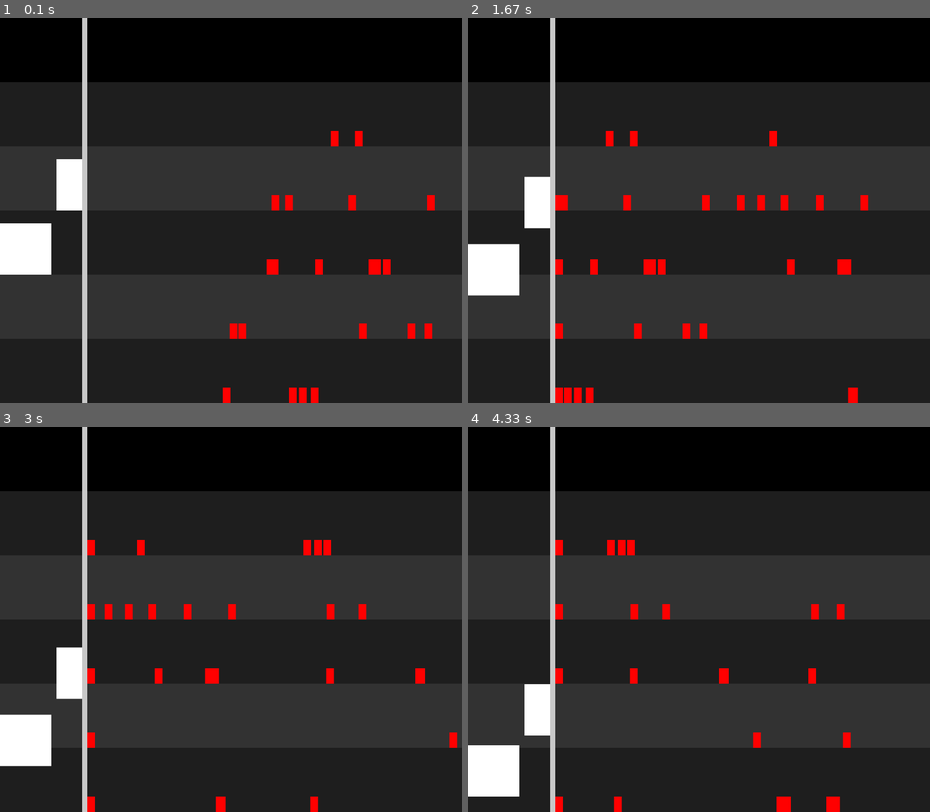
Above: before the commit, frames 1-4 (two rows, left to right).
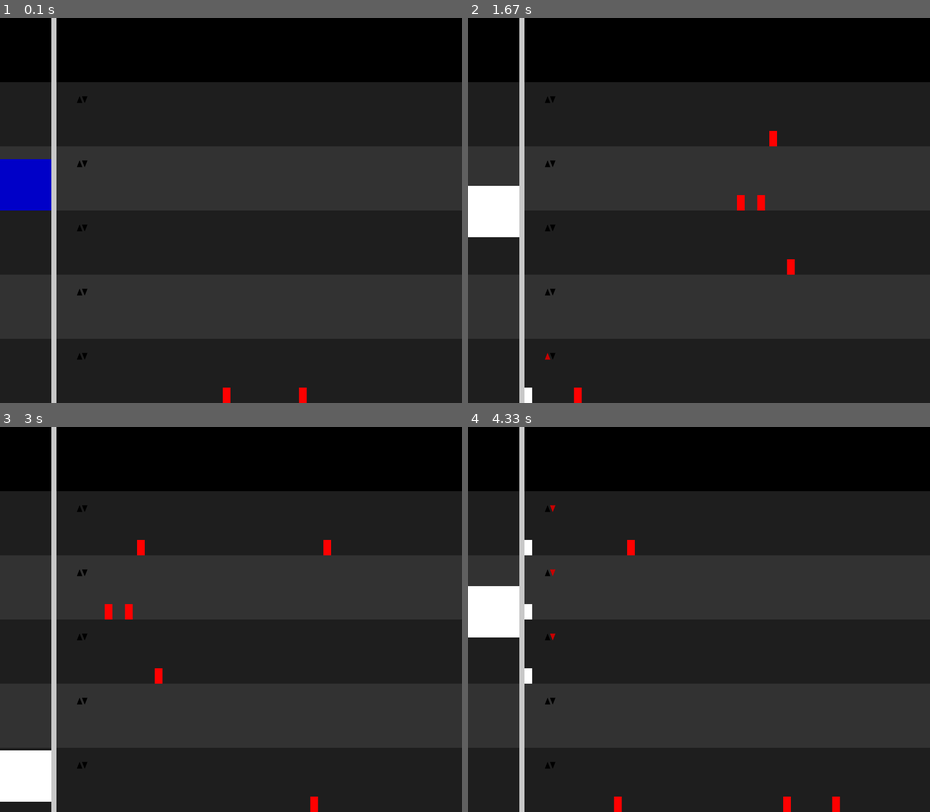
Above: after the commit, the same moments.

Repository: niklasdhein/EiP-Praktium-Aufzugssimulation
Game: pygame game, started from simulation.py
Same seed, same stepped clock (60 frames per second), same inputs: the game is played once before the commit and once after it.
Inputs:
- Up to frame 1 (0.1 s): no input
- Up to frame 2 (1.67 s): no input
- Up to frame 3 (3 s): no input
- Up to frame 4 (4.33 s): no input

The runs differ from the first frame. In frame 1, 7.2% of the frame differs, in the area x 0-95%, y 0-100%; in frame 2, 7.7%, in the area x 0-87%, y 0-100%; in frame 3, 6.3%; in frame 4, 7.3%.

Commit message:
aufzug transportiert jetzt männchen

Diff:
--- a/elevator.py
+++ b/elevator.py
@@ -28,22 +28,49 @@
 
         return load
 
-    def enter_passengers(self, passengers: [Passenger]) -> None:
-        for passenger in passengers:
-            if passenger.states["elevator_called"]:
-                passenger.states["in_elevator"] = True
-                self.passengers.append(passenger)
-
     def handle_arrival_at_target(self) -> None:
         # remove the call from the level
         self.target_level.up_pressed = False
         self.target_level.down_pressed = False
 
-        # load in passengers
-        self.enter_passengers(self.target_level.passengers)
+        if self.target_level in self.elevator_controller.elevator_calls["up"]:
+            new_calls_up = []
+            for call_level in self.elevator_controller.elevator_calls["up"]:
+                if call_level != self.target_level:
+                    new_calls_up.append(call_level)
+            self.elevator_controller.elevator_calls["up"] = new_calls_up
+        if self.target_level in self.elevator_controller.elevator_calls["down"]:
+            new_calls_down = []
+            for call_level in self.elevator_controller.elevator_calls["down"]:
+                if call_level != self.target_level:
+                    new_calls_down.append(call_level)
+            self.elevator_controller.elevator_calls["down"] = new_calls_down
+
+        # all passengers in the level
+        passengers_of_level = self.target_level.passengers
+
+        passengers_that_remain = []
+        for passenger in self.passengers:
+            passenger.current_level = self.target_level
+            if passenger.current_level == passenger.target_level:   # kick out passengers at target
+                passenger.leave_elevator()
+            else:
+                passengers_that_remain.append(passenger)
+        self.passengers = passengers_that_remain    # update the passengers
+
+        # let new passengers enter
+        for passenger in passengers_of_level:
+            if passenger.states["elevator_called"]:
+                passenger.enter_elevator()
+                self.passengers.append(passenger)
 
         # stop elevator from moving
         self.remove_target()
+
+        # add new targets of the passengers
+        for passenger in self.passengers:
+            if passenger.target_level not in self.queue:
+                self.add_to_queue(passenger.target_level)
 
     def move_to_target(self, dt: float) -> None:
         """
@@ -70,16 +97,10 @@
         self.target_y = None
         self.direction = 0
         self.queue.pop(0)
+        if len(self.queue) > 0: self.set_target(self.queue[0])
 
     def set_target(self, target_level: Level) -> None:
-        """
-        Calculates the target y postion and sets the target level
-        the elevator should travel to.
-        To do that correctly it needs information about the height of
-        each level as well as the window height, since the building is
-        drawn bottom to top.
-        """
-        target_y = target_level.graphics.y + target_level.graphics.height - self.graphics.height
+        target_y = target_level.background_gfx.y + target_level.background_gfx.height - self.graphics.height
 
         self.target_level = target_level
         self.target_y = target_y
--- a/elevator_controller.py
+++ b/elevator_controller.py
@@ -40,32 +40,32 @@
         the controller.
         """
         offset_x = 0
-        for i in range(random.randint(2, 2)):
+        for i in range(random.randint(1, 1)):
             # instantiate the elevator
-            random_elevator = Elevator(elevator_controller=self, capacity=random.randint(300, 2500), speed=200)
-            random_elevator.level = random.randint(0, self.building.level_count-1)
+            random_elevator = Elevator(elevator_controller=self, capacity=random.randint(300, 2500), speed=500)
+            # random_elevator.level = random.randint(0, self.building.level_count-1)
 
             # instantiate the pygame part
-            random_elevator.graphics = pygame.Rect(offset_x, self.building.bottom_y - self.building.levels[0].graphics.height\
-                * random_elevator.level - 200, random_elevator.width, 200)
+            random_elevator.graphics = pygame.Rect(offset_x, self.building.bottom_y - self.building.levels[0].background_gfx.height\
+                * 3 - 200, random_elevator.width, 200)
             offset_x += random_elevator.width + margin_x
 
             self.elevators.append(random_elevator)
 
     def try_to_send_elevator_to_call(self) -> None:
         # handle which elevator travels to which floor
-        for i in range(len(self.elevator_calls["up"])):
+        for call_up_level in self.elevator_calls["up"]:
             for elevator in self.elevators:
                 if len(elevator.queue) == 0:
-                    elevator.add_to_queue(self.elevator_calls["up"][i])
-                    self.elevator_calls["up"].pop(i)
+                    elevator.add_to_queue(call_up_level)
+                    self.elevator_calls["up"].pop(0)
                     break
 
-        for i in range(len(self.elevator_calls["down"])):
+        for call_down_level in self.elevator_calls["down"]:
             for elevator in self.elevators:
                 if len(elevator.queue) == 0:
-                    elevator.add_to_queue(self.elevator_calls["down"][i])
-                    self.elevator_calls["down"].pop(i)
+                    elevator.add_to_queue(call_down_level)
+                    self.elevator_calls["down"].pop(0)
                     break
 
     def check_for_new_calls(self) -> None:
--- a/level.py
+++ b/level.py
@@ -9,8 +9,14 @@
 
         self.passengers = []        # list of passengers in the level
 
-        self.graphics = pygame.Rect(0, self.building.bottom_y - (self.level+1) * 250,\
+        self.background_gfx = pygame.Rect(0, self.building.bottom_y - (self.level+1) * 250,\
             self.building.width, 250)
+
+    def remove_passenger_from_level(self, passenger: Passenger) -> None:
+        new_passengers = []
+        for p in self.passengers:
+            if p != passenger: new_passengers.append(p)
+        self.passengers = new_passengers
 
     def call_elevator_up(self) -> None:
         self.up_pressed = True
--- a/passenger.py
+++ b/passenger.py
@@ -2,22 +2,11 @@
 import random
 
 class Passenger:
-    def __init__(self, current_level: Level, target_level: Level, weight: int=80) -> None:
-        """
-        Passenger itself contains following:
-            - level in which he is currently
-            - a target level he wants to travel to
-            - weight of the passenger
-            - keeps track of the current level he is in
-            - an x position he walks towards to
-            - a fixed walking speed
-            - keeps track of direction he is walking in
-            - states which he can be in
-            - graphics which stores the pygame object
-        """
-        self.current_level = current_level  # level the passenger is in currently
+    def __init__(self, current_level: Level, target_level: Level, weight: int=120) -> None:
+        self.current_level = current_level          # level the passenger is in currently
         self.current_level.passengers.append(self)
-        self.target_level = target_level    # level the passenger wants to travel to
+        self.target_level = target_level            # level the passenger wants to travel to
+        self.weight = weight
 
         self.walk_target_x = self.current_level.building.elevator_controller.get_total_elevators_width() + 20
         self.walk_speed = 500
@@ -28,16 +17,35 @@
             "annoyed": False,
             "in_elevator": False,
             "using_staircase": False,
-            "walking": True,
-            "travel_target_level_reached": False
+            "walking": True
         }
 
         self.graphics = pygame.Rect(
             random.randint(self.current_level.building.width // 2, self.current_level.building.width * 2),
-            self.current_level.building.bottom_y - self.current_level.level * self.current_level.graphics.height - 60,
+            self.current_level.building.bottom_y - self.current_level.level * self.current_level.background_gfx.height - 60,
             30,
             60
             )
+
+    def leave_elevator(self) -> None:
+        self.states["in_elevator"] = False
+        self.states["walking"] = True
+
+        self.graphics.y = self.current_level.background_gfx.y + self.current_level.background_gfx.height - 60
+        self.graphics.width = 30
+        self.graphics.height = 60
+
+        self.walk_target_x = self.current_level.building.width
+        self.walk_direction = 1
+
+    def enter_elevator(self) -> None:
+        self.current_level.remove_passenger_from_level(self)
+
+        self.states["elevator_called"] = False
+        self.states["in_elevator"] = True
+
+        self.graphics.width = 0
+        self.graphics.height = 0
 
     def move_to_target_x(self, dt: float) -> None:
         """
@@ -48,7 +56,8 @@
         self.graphics.x += self.walk_direction * self.walk_speed * dt
 
         # target reached
-        if self.walk_direction == -1 and self.graphics.x <= self.walk_target_x:
+        if self.walk_direction == -1 and self.graphics.x <= self.walk_target_x\
+        or self.walk_direction == 1 and self.graphics.x >= self.walk_target_x:
             self.graphics.x = self.walk_target_x
             self.walk_direction = 0
             self.walk_target_x = None
@@ -65,7 +74,7 @@
             self.move_to_target_x(dt=dt)
 
         # call elevator
-        elif not self.states["elevator_called"]:
+        elif not self.states["elevator_called"] and not self.states["walking"] and not self.states["in_elevator"]:
             self.states["elevator_called"] = True
 
             # decide wether travel up or down
@@ -73,9 +82,3 @@
                 self.current_level.call_elevator_up()
             elif self.target_level.level < self.current_level.level:
                 self.current_level.call_elevator_down()
-
-        # in elevator
-        elif self.states["in_elevator"]:
-            if self.graphics.width + self.graphics.height > 0:
-                self.graphics.width = 0
-                self.graphics.height = 0
--- a/simulation.py
+++ b/simulation.py
@@ -36,7 +36,7 @@
 
 # create a test passenger
 test_passengers = []
-for i in range(50):
+for i in range(10):
     random_start_level = building.levels[random.randint(0, building.level_count-1)]
     random_target_level = -1
     while True:
@@ -70,18 +70,43 @@
 
     # draw each level
     for i in range(len(building.levels)):
-        pygame.draw.rect(screen, (30, 30, 30) if i % 2 == 0 else (50, 50, 50), building.levels[i].graphics)
+        pygame.draw.rect(screen, (30, 30, 30) if i % 2 == 0 else (50, 50, 50), building.levels[i].background_gfx)
+        pygame.draw.polygon(screen,
+        (0, 0, 0) if not building.levels[i].up_pressed else (200, 0, 0),
+        [
+            (elevator_controller.get_total_elevators_width()+100,
+            building.levels[i].background_gfx.y+80),
+            (elevator_controller.get_total_elevators_width()+120,
+            building.levels[i].background_gfx.y+80),
+            (elevator_controller.get_total_elevators_width()+110,
+            building.levels[i].background_gfx.y+55)
+        ])
+        pygame.draw.polygon(screen,
+        (0, 0, 0) if not building.levels[i].down_pressed else (200, 0, 0),
+        [
+            (elevator_controller.get_total_elevators_width()+120,
+            building.levels[i].background_gfx.y+55),
+            (elevator_controller.get_total_elevators_width()+140,
+            building.levels[i].background_gfx.y+55),
+            (elevator_controller.get_total_elevators_width()+130,
+            building.levels[i].background_gfx.y+80)
+        ]
+        )
 
     # draw the elevators
     for e in elevator_controller.elevators:
-        pygame.draw.rect(screen, (255, 255, 255), e.graphics)
+        pygame.draw.rect(screen,
+        (255, 255, 255) if e.target_level != None else (0, 0, 200),
+        e.graphics)
 
     # draw a line seperating elevators and rest of level
     pygame.draw.rect(screen, (200, 200, 200), seperator_line_rect)
 
     # draw passenger
     for passenger in test_passengers:
-        pygame.draw.rect(screen, (255, 0, 0), passenger.graphics)
+        pygame.draw.rect(screen,
+        (255, 0, 0) if passenger.states["walking"] else (255, 255, 255),
+        passenger.graphics)
 
     # draw onto window
     pygame.display.flip()
